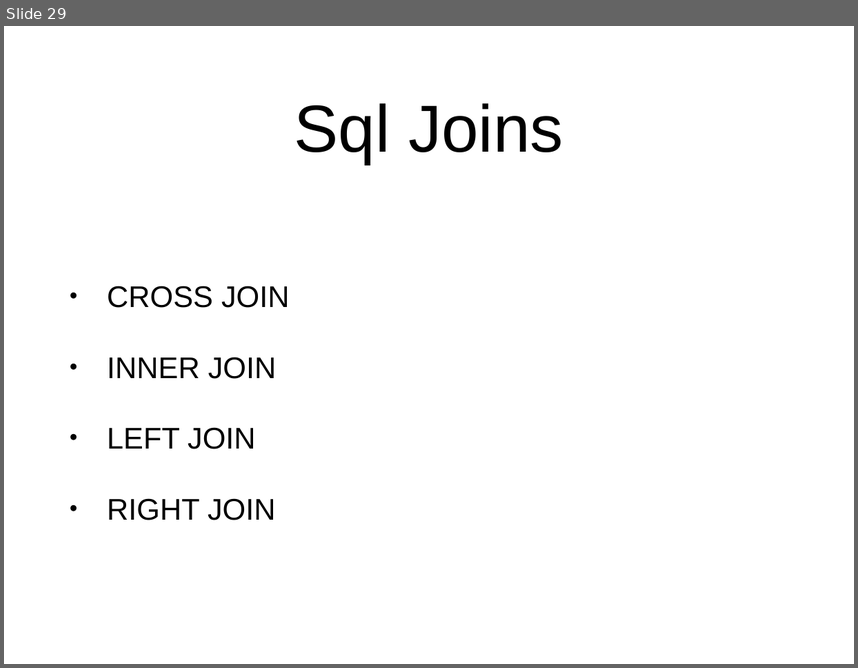
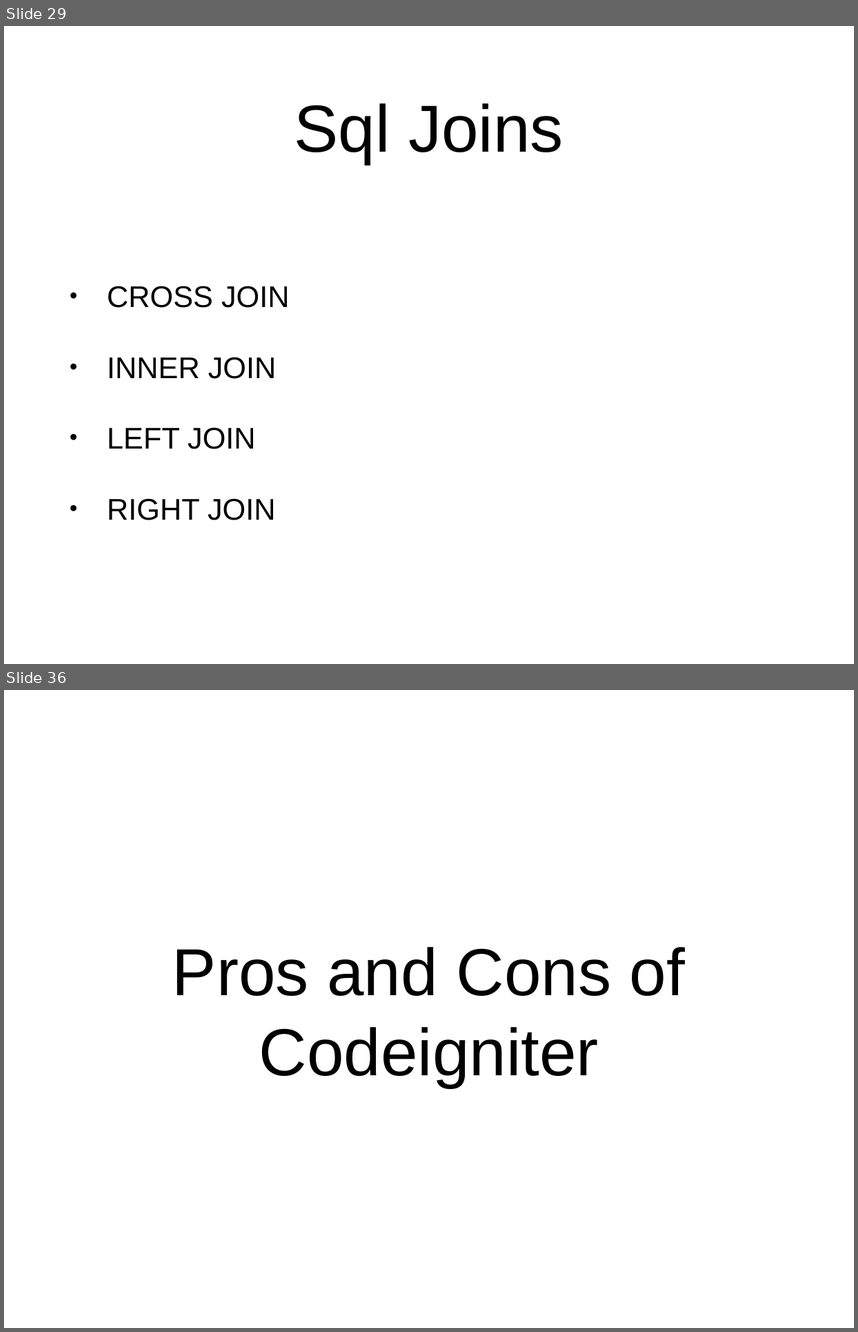
Before and after one commit to Roncy13/week-5, a slide deck: week-5.pptx. Shown one above the other, each under a label of ours: slide 29 before the commit, slides 29 and 36 after it; the slides between them are not shown. The pictures are 858x668 and 858x1332 pixels, drawn with LibreOffice and Linux fonts; fonts in the diff are those of the drawing. Boxes give left, top, right and bottom in pixels: in the first picture for what was removed or moved away, otherwise in the second. Text is boxed around its words. In the diff, an @@ line names an element or a change of style, - is before the commit and + after.

```diff
--- a/week-5.pptx
+++ b/week-5.pptx
@@ slide 36 added at [4, 690, 854, 1328], background #FFFFFF @@
@@ title added at [172, 947, 685, 1087], 80 pt, text #000000 @@
+Pros and Cons of Codeigniter
```
Also in this commit, not shown: 8 other slides added.
